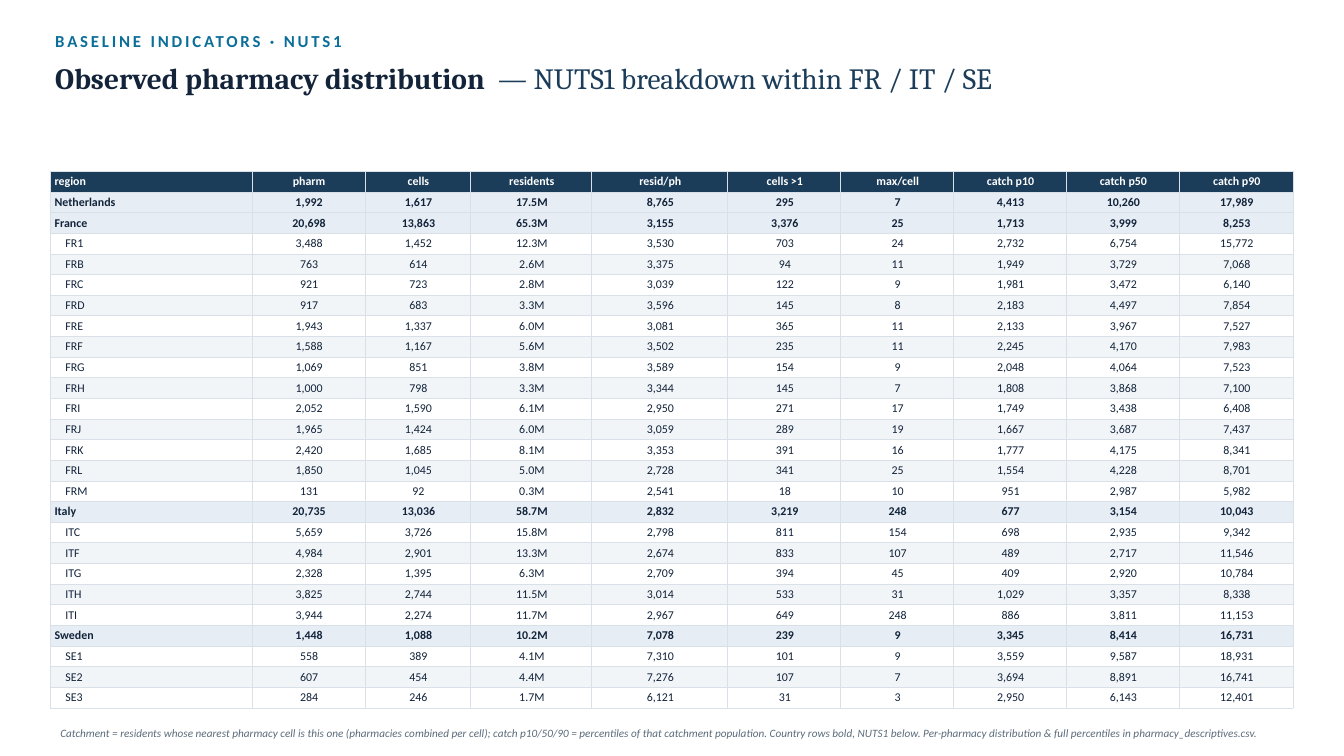
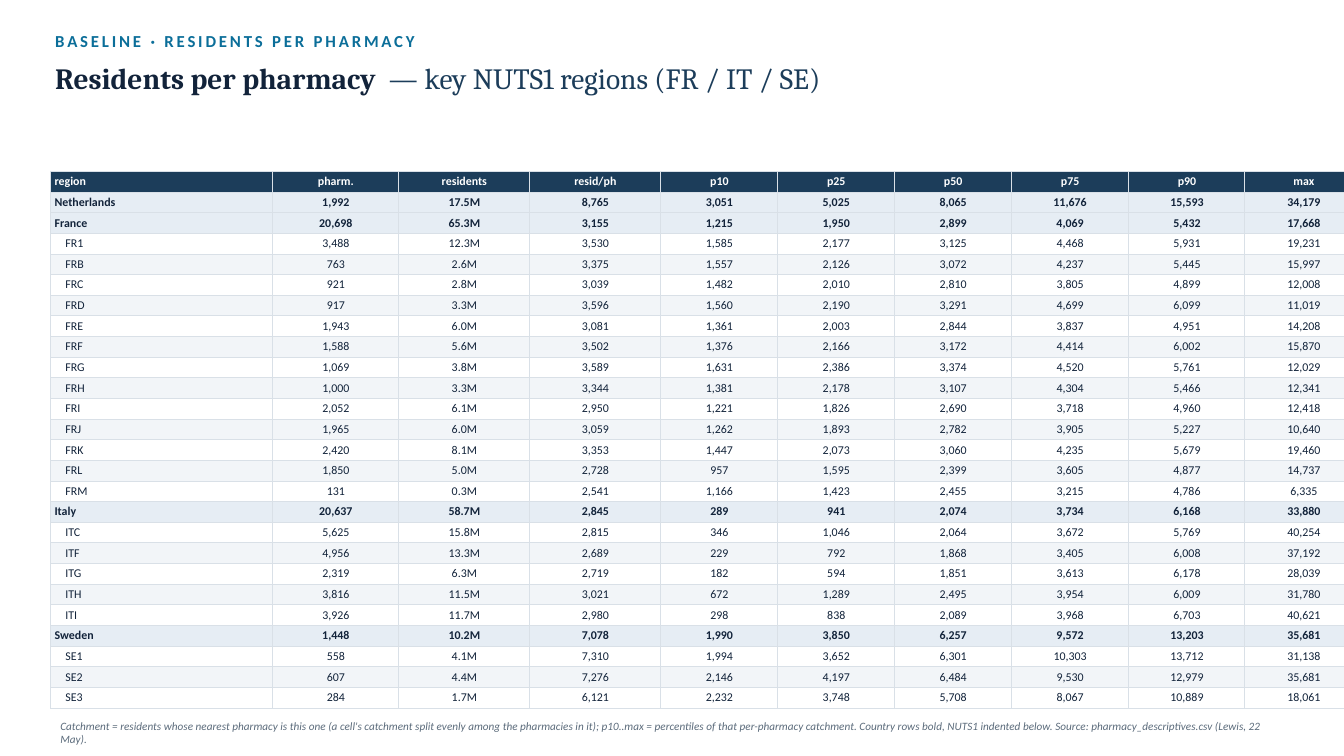
Before and after one commit to ObjectVision/NetworkModel_EU, a slide deck: slide 6 of doc/lambda_sweep5.pptx. Drawn at 1344x756 pixels with LibreOffice and Linux fonts; fonts in the diff are those of the drawing. Boxes give left, top, right and bottom in pixels: in the first picture for what was removed or moved away, otherwise in the second. Text is boxed around its words. In the diff, an @@ line names an element or a change of style, - is before the commit and + after.

Commit message:
Deck: rebuild lambda_sweep5.pptx with the 4 baseline descriptive pages (18 countries)

```diff
--- a/doc/lambda_sweep5.pptx
+++ b/doc/lambda_sweep5.pptx
@@ text at [55, 36, 415, 47]: text changed @@
-BASELINE INDICATORS · NUTS1
+BASELINE · RESIDENTS PER PHARMACY
@@ text at [55, 68, 820, 95]: text changed @@
-Observed pharmacy distribution — NUTS1 breakdown within FR / IT / SE
+Residents per pharmacy — key NUTS1 regions (FR / IT / SE)
@@ table at [50, 171, 1344, 707] @@
-row 1: region | pharm | cells | residents | resid/ph | cells >1 | max/cell | catch p10 | catch p50 | catch p90
+row 1: region | pharm. | residents | resid/ph | p10 | p25 | p50 | p75 | p90 | max
-row 2: Netherlands | 1,992 | 1,617 | 17.5M | 8,765 | 295 | 7 | 4,413 | 10,260 | 17,989
+row 2: Netherlands | 1,992 | 17.5M | 8,765 | 3,051 | 5,025 | 8,065 | 11,676 | 15,593 | 34,179
-row 3: France | 20,698 | 13,863 | 65.3M | 3,155 | 3,376 | 25 | 1,713 | 3,999 | 8,253
+row 3: France | 20,698 | 65.3M | 3,155 | 1,215 | 1,950 | 2,899 | 4,069 | 5,432 | 17,668
-row 4: FR1 | 3,488 | 1,452 | 12.3M | 3,530 | 703 | 24 | 2,732 | 6,754 | 15,772
+row 4: FR1 | 3,488 | 12.3M | 3,530 | 1,585 | 2,177 | 3,125 | 4,468 | 5,931 | 19,231
-row 5: FRB | 763 | 614 | 2.6M | 3,375 | 94 | 11 | 1,949 | 3,729 | 7,068
+row 5: FRB | 763 | 2.6M | 3,375 | 1,557 | 2,126 | 3,072 | 4,237 | 5,445 | 15,997
-row 6: FRC | 921 | 723 | 2.8M | 3,039 | 122 | 9 | 1,981 | 3,472 | 6,140
+row 6: FRC | 921 | 2.8M | 3,039 | 1,482 | 2,010 | 2,810 | 3,805 | 4,899 | 12,008
-row 7: FRD | 917 | 683 | 3.3M | 3,596 | 145 | 8 | 2,183 | 4,497 | 7,854
+row 7: FRD | 917 | 3.3M | 3,596 | 1,560 | 2,190 | 3,291 | 4,699 | 6,099 | 11,019
-row 8: FRE | 1,943 | 1,337 | 6.0M | 3,081 | 365 | 11 | 2,133 | 3,967 | 7,527
+row 8: FRE | 1,943 | 6.0M | 3,081 | 1,361 | 2,003 | 2,844 | 3,837 | 4,951 | 14,208
-row 9: FRF | 1,588 | 1,167 | 5.6M | 3,502 | 235 | 11 | 2,245 | 4,170 | 7,983
+row 9: FRF | 1,588 | 5.6M | 3,502 | 1,376 | 2,166 | 3,172 | 4,414 | 6,002 | 15,870
-row 10: FRG | 1,069 | 851 | 3.8M | 3,589 | 154 | 9 | 2,048 | 4,064 | 7,523
+row 10: FRG | 1,069 | 3.8M | 3,589 | 1,631 | 2,386 | 3,374 | 4,520 | 5,761 | 12,029
-row 11: FRH | 1,000 | 798 | 3.3M | 3,344 | 145 | 7 | 1,808 | 3,868 | 7,100
+row 11: FRH | 1,000 | 3.3M | 3,344 | 1,381 | 2,178 | 3,107 | 4,304 | 5,466 | 12,341
-row 12: FRI | 2,052 | 1,590 | 6.1M | 2,950 | 271 | 17 | 1,749 | 3,438 | 6,408
+row 12: FRI | 2,052 | 6.1M | 2,950 | 1,221 | 1,826 | 2,690 | 3,718 | 4,960 | 12,418
-row 13: FRJ | 1,965 | 1,424 | 6.0M | 3,059 | 289 | 19 | 1,667 | 3,687 | 7,437
+row 13: FRJ | 1,965 | 6.0M | 3,059 | 1,262 | 1,893 | 2,782 | 3,905 | 5,227 | 10,640
-row 14: FRK | 2,420 | 1,685 | 8.1M | 3,353 | 391 | 16 | 1,777 | 4,175 | 8,341
+row 14: FRK | 2,420 | 8.1M | 3,353 | 1,447 | 2,073 | 3,060 | 4,235 | 5,679 | 19,460
-row 15: FRL | 1,850 | 1,045 | 5.0M | 2,728 | 341 | 25 | 1,554 | 4,228 | 8,701
+row 15: FRL | 1,850 | 5.0M | 2,728 | 957 | 1,595 | 2,399 | 3,605 | 4,877 | 14,737
-row 16: FRM | 131 | 92 | 0.3M | 2,541 | 18 | 10 | 951 | 2,987 | 5,982
+row 16: FRM | 131 | 0.3M | 2,541 | 1,166 | 1,423 | 2,455 | 3,215 | 4,786 | 6,335
-row 17: Italy | 20,735 | 13,036 | 58.7M | 2,832 | 3,219 | 248 | 677 | 3,154 | 10,043
+row 17: Italy | 20,637 | 58.7M | 2,845 | 289 | 941 | 2,074 | 3,734 | 6,168 | 33,880
-row 18: ITC | 5,659 | 3,726 | 15.8M | 2,798 | 811 | 154 | 698 | 2,935 | 9,342
+row 18: ITC | 5,625 | 15.8M | 2,815 | 346 | 1,046 | 2,064 | 3,672 | 5,769 | 40,254
-row 19: ITF | 4,984 | 2,901 | 13.3M | 2,674 | 833 | 107 | 489 | 2,717 | 11,546
+row 19: ITF | 4,956 | 13.3M | 2,689 | 229 | 792 | 1,868 | 3,405 | 6,008 | 37,192
-row 20: ITG | 2,328 | 1,395 | 6.3M | 2,709 | 394 | 45 | 409 | 2,920 | 10,784
+row 20: ITG | 2,319 | 6.3M | 2,719 | 182 | 594 | 1,851 | 3,613 | 6,178 | 28,039
-row 21: ITH | 3,825 | 2,744 | 11.5M | 3,014 | 533 | 31 | 1,029 | 3,357 | 8,338
+row 21: ITH | 3,816 | 11.5M | 3,021 | 672 | 1,289 | 2,495 | 3,954 | 6,009 | 31,780
-row 22: ITI | 3,944 | 2,274 | 11.7M | 2,967 | 649 | 248 | 886 | 3,811 | 11,153
+row 22: ITI | 3,926 | 11.7M | 2,980 | 298 | 838 | 2,089 | 3,968 | 6,703 | 40,621
-row 23: Sweden | 1,448 | 1,088 | 10.2M | 7,078 | 239 | 9 | 3,345 | 8,414 | 16,731
+row 23: Sweden | 1,448 | 10.2M | 7,078 | 1,990 | 3,850 | 6,257 | 9,572 | 13,203 | 35,681
-row 24: SE1 | 558 | 389 | 4.1M | 7,310 | 101 | 9 | 3,559 | 9,587 | 18,931
+row 24: SE1 | 558 | 4.1M | 7,310 | 1,994 | 3,652 | 6,301 | 10,303 | 13,712 | 31,138
-row 25: SE2 | 607 | 454 | 4.4M | 7,276 | 107 | 7 | 3,694 | 8,891 | 16,741
+row 25: SE2 | 607 | 4.4M | 7,276 | 2,146 | 4,197 | 6,484 | 9,530 | 12,979 | 35,681
-row 26: SE3 | 284 | 246 | 1.7M | 6,121 | 31 | 3 | 2,950 | 6,143 | 12,401
+row 26: SE3 | 284 | 1.7M | 6,121 | 2,232 | 3,748 | 5,708 | 8,067 | 10,889 | 18,061
@@ table: place and size @@
-table at [50, 171, 1294, 707]
+table at [50, 171, 1344, 707]
@@ text at [60, 722, 1260, 745]: text changed @@
-Catchment = residents whose nearest pharmacy cell is this one (pharmacies combined per cell); catch p10/50/90 = percentiles of that catchment population. Country rows bold, NUTS1 below. Per-pharmacy distribution & full percentiles in pharmacy_descriptives.csv.
+Catchment = residents whose nearest pharmacy is this one (a cell's catchment split evenly among the pharmacies in it); p10..max = percentiles of that per-pharmacy catchment. Country rows bold, NUTS1 indented below. Source: pharmacy_descriptives.csv (Lewis, 22 May).
```
Also in this commit, not shown: 1 other slide changed, 2 slides added.
